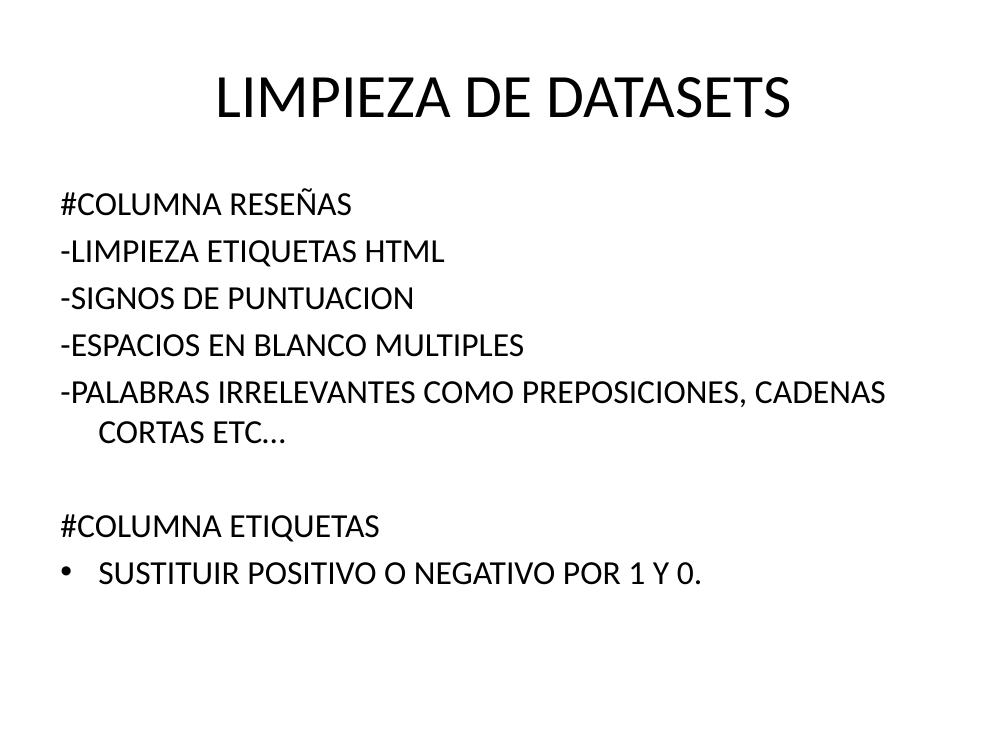
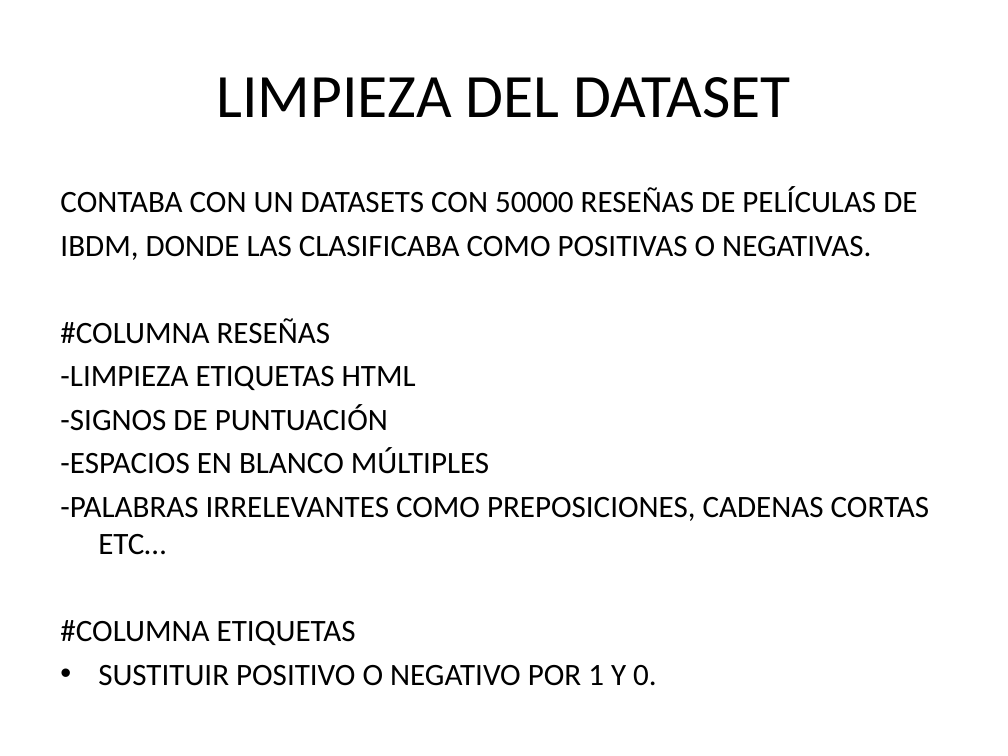
Before and after one commit to Adrian96119/ProyectoFinal-ForoCinefiloDelSentimiento, a slide deck: slide 3 of presentacion_power_point/proyecto_foro_cinefilo_sentimiento.pptx (slide 4 before the commit). Drawn at 1008x756 pixels with LibreOffice and Linux fonts; fonts in the diff are those of the drawing. Boxes give left, top, right and bottom in pixels: in the first picture for what was removed or moved away, otherwise in the second. Text is boxed around its words. In the diff, an @@ line names an element or a change of style, - is before the commit and + after.

```diff
--- a/presentacion_power_point/proyecto_foro_cinefilo_sentimiento.pptx
+++ b/presentacion_power_point/proyecto_foro_cinefilo_sentimiento.pptx
@@ title at bbox=[217, 77, 790, 118]: text changed @@
-LIMPIEZA DE DATASETS
+LIMPIEZA DEL DATASET
@@ text at bbox=[60, 186, 917, 260]: paragraphs added @@
+CONTABA CON UN DATASETS CON 50000 RESEÑAS DE PELÍCULAS DE
+IBDM, DONDE LAS CLASIFICABA COMO POSITIVAS O NEGATIVAS.
@@ text at bbox=[60, 318, 929, 686]: size 24 to 22.2 pt in "#COLUMNA RESEÑAS", "-LIMPIEZA ETIQUETAS HTML", "-PALABRAS IRRELEVANTES COMO PREPOSICIONES, CADENAS CORTAS ET ...", "#COLUMNA ETIQUETAS" and 1 more places @@
@@ text at bbox=[60, 404, 489, 474]: text changed; size 24 to 22.2 pt @@
--SIGNOS DE PUNTUACION
--ESPACIOS EN BLANCO MULTIPLES
+-SIGNOS DE PUNTUACIÓN
+-ESPACIOS EN BLANCO MÚLTIPLES
```
Also in this commit, not shown: 12 other slides changed, 1 slide added, 2 slides removed, 16 other files.
